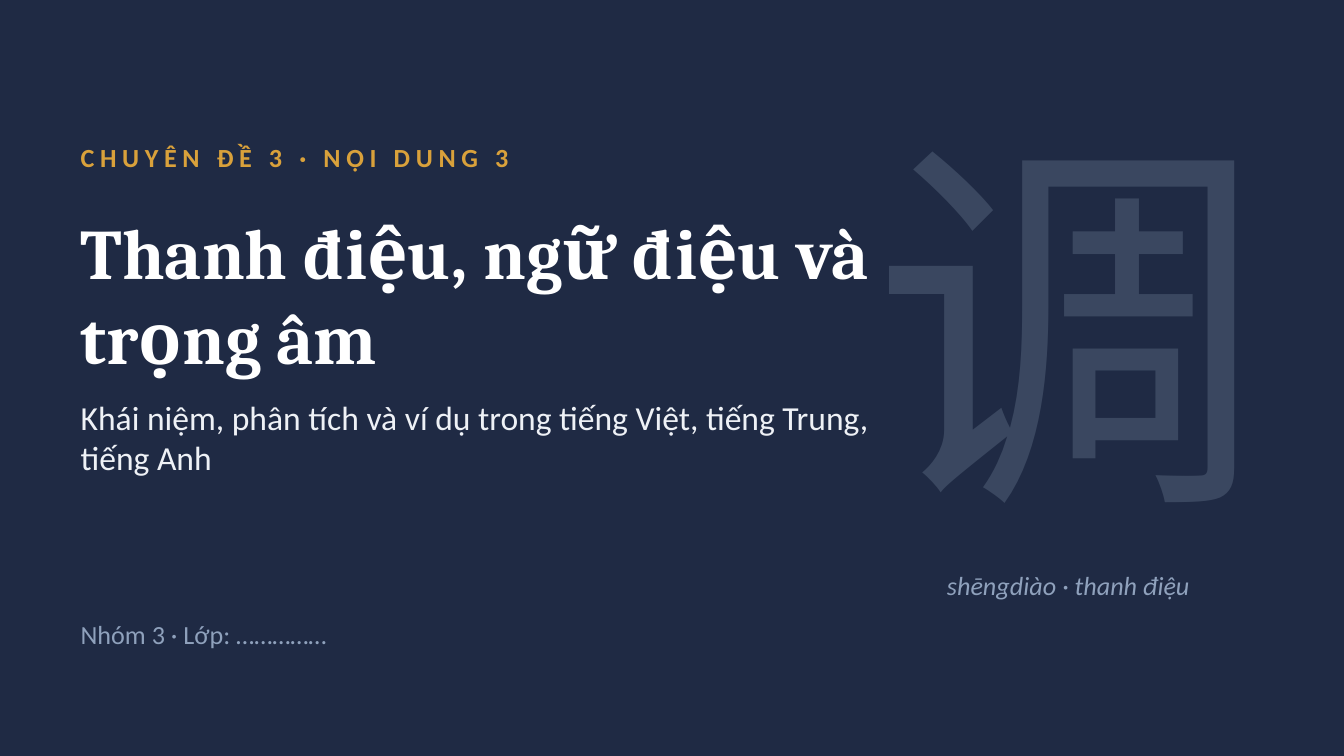
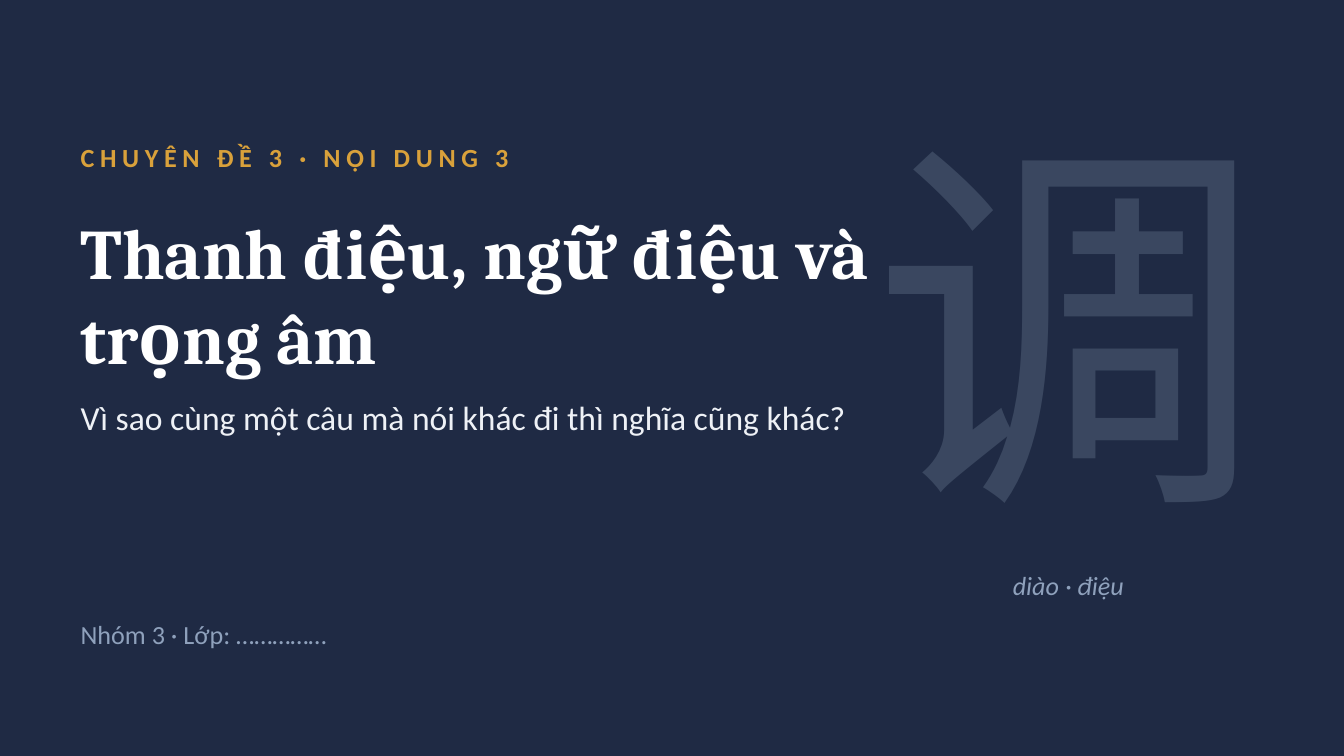
Before and after one commit to datpolime/Claude, a slide deck: slide 1 of Noi_dung_3_Thanh_dieu_ngu_dieu_trong_am.pptx. Drawn at 1344x756 pixels with LibreOffice and Linux fonts; fonts in the diff are those of the drawing. Boxes give left, top, right and bottom in pixels: in the first picture for what was removed or moved away, otherwise in the second. Text is boxed around its words. In the diff, an @@ line names an element or a change of style, - is before the commit and + after.

```diff
--- a/Noi_dung_3_Thanh_dieu_ngu_dieu_trong_am.pptx
+++ b/Noi_dung_3_Thanh_dieu_ngu_dieu_trong_am.pptx
@@ text at box(81, 406, 846, 436): text changed @@
-Khái niệm, phân tích và ví dụ trong tiếng Việt, tiếng Trung, tiếng Anh
+Vì sao cùng một câu mà nói khác đi thì nghĩa cũng khác?
@@ text at box(1013, 577, 1124, 600): text changed @@
-shēngdiào · thanh điệu
+diào · điệu
```
Also in this commit, not shown: 25 other slides changed, 5 slides added, 11 slides removed.
